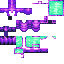
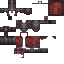
Revision of a layered 64px x 64px image; what changed, layer by layer:
hid "Layer 4 copy" over [0, 0, 64, 58]
added layer "Layer 17" above "Exposure 2" over [15, 1, 63, 53]
added layer "Layer 17 copy" above "Layer 4" over [15, 1, 63, 53]
painted on "Layer 4" over [22, 0, 64, 48]
